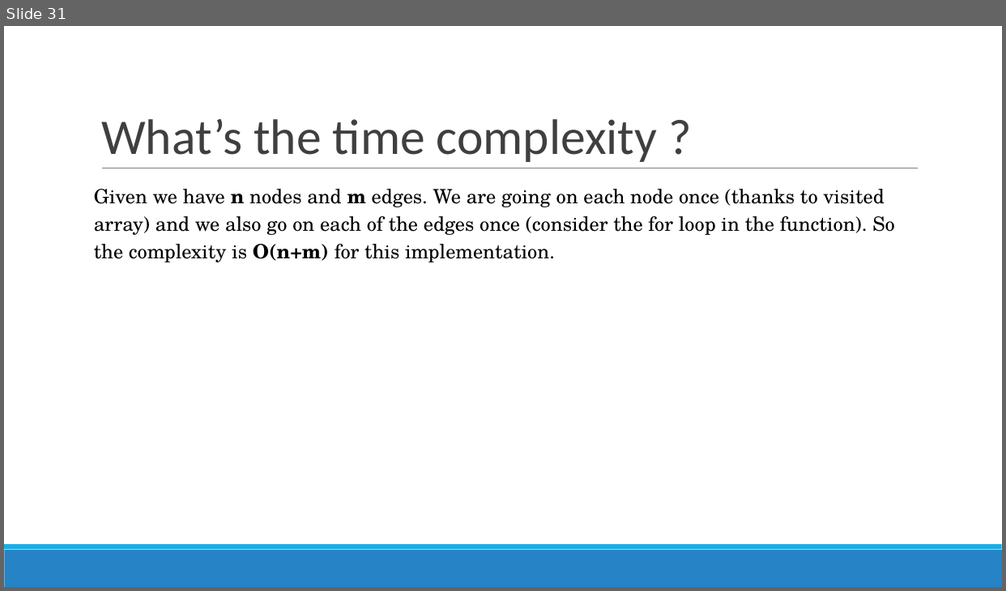
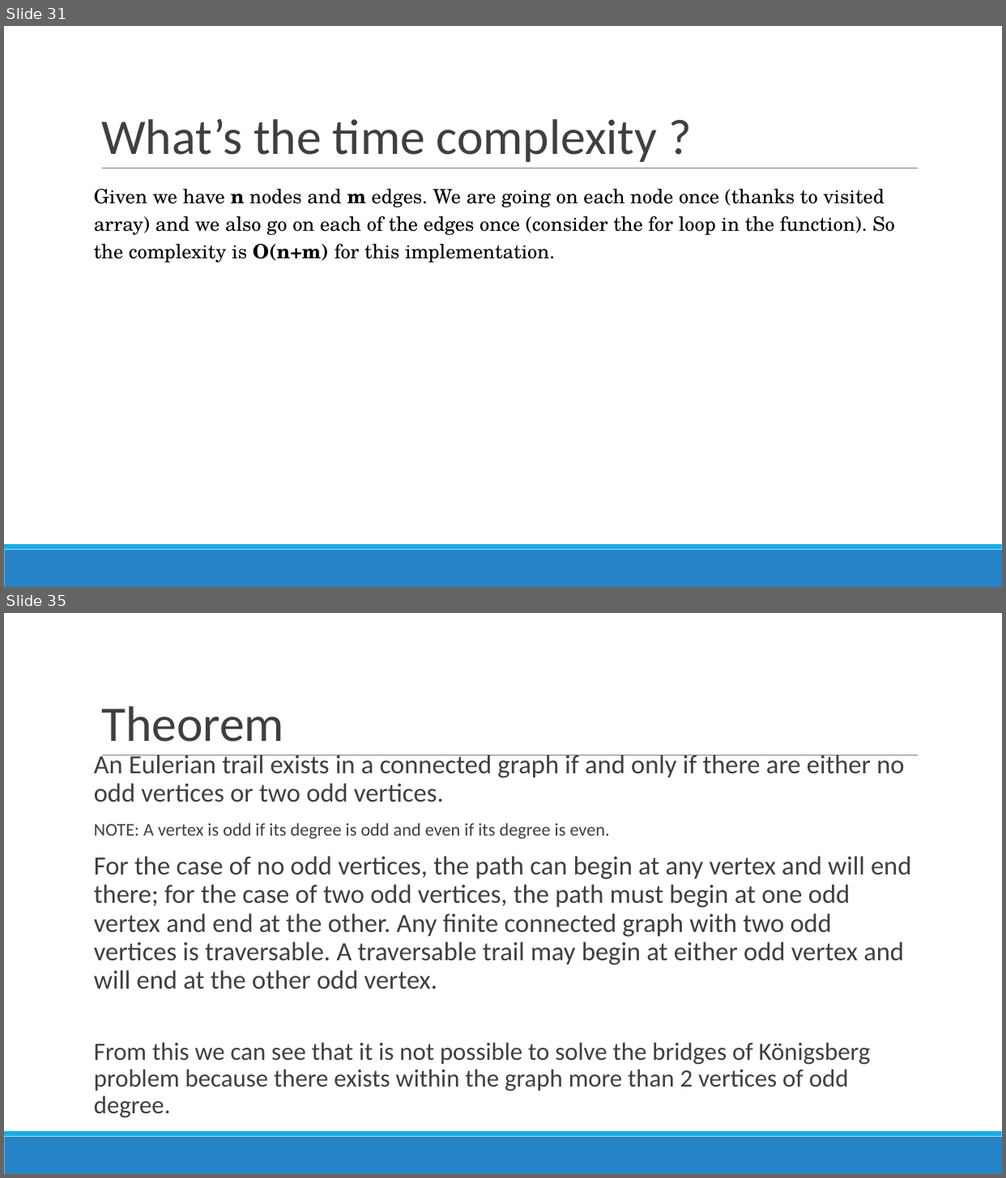
Before and after one commit to poojasabnani/DSA-for-Interviews-GirlScript-EOP, a slide deck: Day 12-13/Graphs.pptx. Shown one above the other, each under a label of ours: slide 31 before the commit, slides 31 and 35 after it; the slides between them are not shown. The pictures are 1006x591 and 1006x1178 pixels, drawn with LibreOffice and Linux fonts; fonts in the diff are those of the drawing. Boxes give left, top, right and bottom in pixels: in the first picture for what was removed or moved away, otherwise in the second. Text is boxed around its words. In the diff, an @@ line names an element or a change of style, - is before the commit and + after.

```diff
--- a/Day 12-13/Graphs.pptx
+++ b/Day 12-13/Graphs.pptx
@@ slide 35 added at bbox=[4, 613, 1002, 1174], background #FFFFFF; not listed: 3 template elements that a slide beside it also shows @@
@@ title added at bbox=[101, 706, 284, 742], 48 pt, text #3F3F3F @@
+Theorem
@@ text added at bbox=[94, 755, 911, 1092], 25.3 pt, text #3F3F3F @@
+An Eulerian trail exists in a connected graph if and only if there are either no odd vertices or two odd vertices.
+NOTE: A vertex is odd if its degree is odd and even if its degree is even.
+For the case of no odd vertices, the path can begin at any vertex and will end there; for the case of two odd vertices, the path must begin at one odd vertex and end at the other. Any finite connected graph with two odd vertices is traversable. A traversable trail may begin at either odd vertex and will end at the other odd vertex.
+From this we can see that it is not possible to solve the bridges of Königsberg problem because there exists within the graph more than 2 vertices of odd degree.
```
Also in this commit, not shown: 14 other slides added, 1 slide removed, 4 other files.
